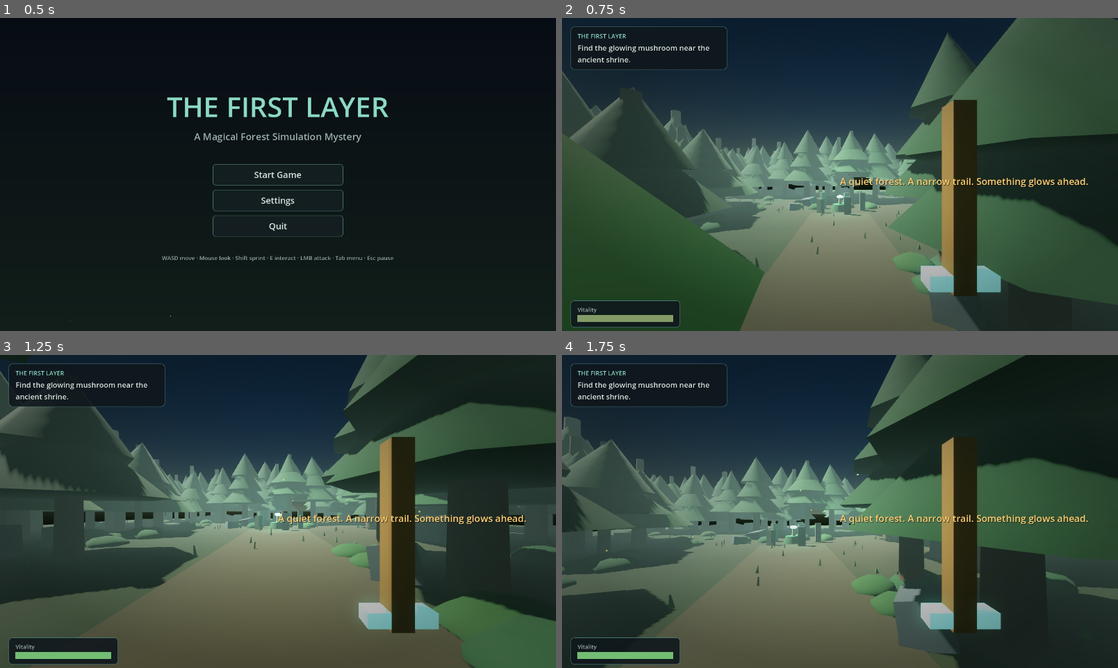
Above: before the commit, frames 1-4 (two rows, left to right).
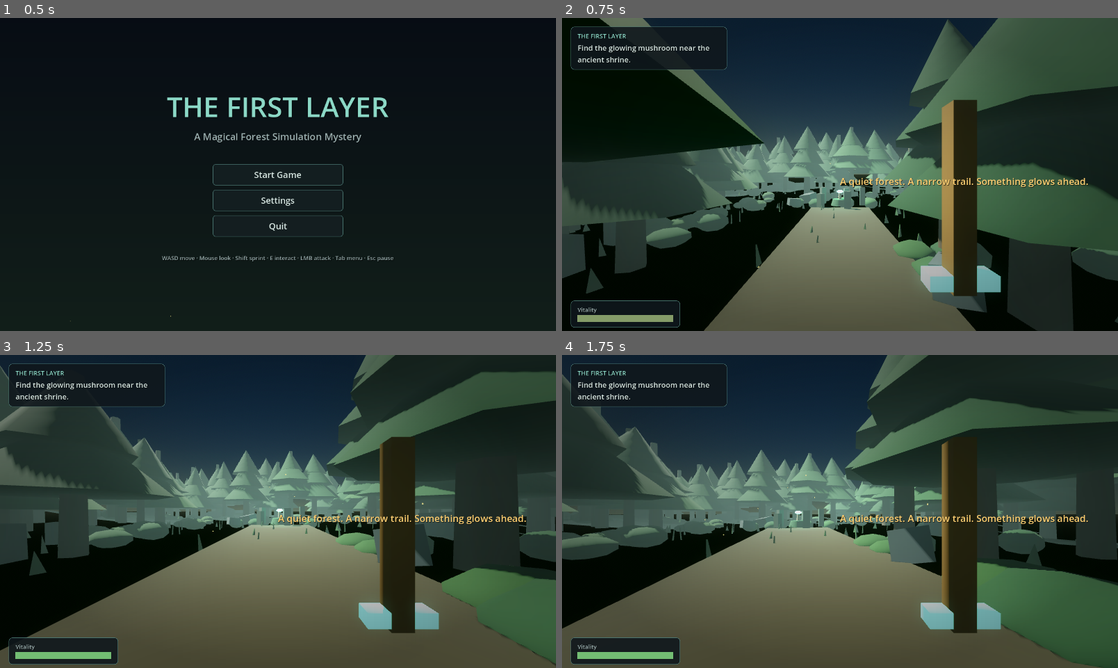
Above: after the commit, the same moments.

Repository: CBaileyDev/Life-Theory
Game: Godot game, scene res://scenes/MainMenu.tscn
The game is run twice, just before and just after one commit, with the same random seed, the same clock (stepped at 60 frames per second) and the same inputs.
Inputs (mouse positions are in pixels of both pictures, inside the frame that each line leads up to):
- Up to frame 1 (0.5 s): no input
- Up to frame 2 (0.75 s): click "Start Game" at 0.5 s
- Up to frame 3 (1.25 s): no input
- Up to frame 4 (1.75 s): tap Enter (ui_accept) at 1.25 s; move the mouse to (867, 511) at 1.27 s; press the mouse at (867, 511) at 1.28 s; hold W (move_forward) from 1.28 s (still down); tap Space (jump) at 1.52 s; tap E (interact) at 1.55 s

Frame 1 is identical in both runs. In frame 2, 39% of the frame differs, in the area x 0-100%, y 0-100%; in frame 3, 26%; in frame 4, 40%.

Commit message:
Wave A: terrain, particle auras, damage numbers + knockback, title card, lore
- Noise-based terrain (SurfaceTool mesh + trimesh collision) that flattens to
  the clearing/path; all objects and entities are placed on the surface
- Procedural particle auras for Auralis (motes) and Corrupted Wisps (embers)
- Floating damage numbers (Label3D) + knockback on hit; encounter now has 3 wisps
- Brief title card after the transformation
- Integrated written lore: fragment-collection lines, scaling Auralis hints,
  shrine first-touch text, upgrade subtitle, title-card tagline (Content.gd)

Validated on Godot 4.3: clean import + smoke test of transformation, dialogue,
3-wisp combat with damage numbers, fragment lore, and quest completion.

Diff:
--- /dev/null
+++ b/scripts/combat/DamageNumber.gd
@@ -0,0 +1,32 @@
+class_name DamageNumber
+extends Node3D
+## DamageNumber
+## A billboarded number that floats up and fades out, then frees itself.
+## Spawned when a creature takes a hit, for readable combat feedback.
+
+static func spawn(parent: Node, world_pos: Vector3, amount: float, color: Color) -> void:
+	var d := DamageNumber.new()
+	parent.add_child(d)
+	d.global_position = world_pos
+	d._setup(amount, color)
+
+func _setup(amount: float, color: Color) -> void:
+	var label := Label3D.new()
+	label.text = str(int(round(amount)))
+	label.modulate = color
+	label.outline_modulate = Color(0, 0, 0, 0.8)
+	label.outline_size = 8
+	label.font_size = 56
+	label.pixel_size = 0.012
+	label.billboard = BaseMaterial3D.BILLBOARD_ENABLED
+	label.no_depth_test = true
+	label.render_priority = 10
+	add_child(label)
+
+	# Float up + slight drift, then fade and free.
+	var drift := Vector3(randf_range(-0.4, 0.4), 1.6, randf_range(-0.4, 0.4))
+	var t := create_tween()
+	t.set_parallel(true)
+	t.tween_property(self, "global_position", global_position + drift, 0.9)
+	t.tween_property(label, "modulate:a", 0.0, 0.9).set_delay(0.25)
+	t.chain().tween_callback(queue_free)
--- a/scripts/entities/Auralis.gd
+++ b/scripts/entities/Auralis.gd
@@ -5,20 +5,6 @@
 ## patterns. Hidden in the natural forest; fades into being after the
 ## transformation. Floats gently and offers short, atmospheric dialogue that
 ## advances the quest the first time the player speaks to it.
-
-const FIRST_LINES := [
-	"You can see it now.",
-	"The forest is not the world. It is the first layer.",
-	"Three fragments of truth remain near this clearing. Bring them to the shrine.",
-	"When the pattern is whole, you may choose what kind of seeker you become.",
-]
-const REPEAT_LINES := [
-	"The fragments hum. Gather them, seeker.",
-	"Patterns within patterns. Keep looking.",
-]
-const DONE_LINES := [
-	"You have begun to see. This was only the first layer.",
-]
 
 var _body_root: Node3D
 var _spin := 0.0
@@ -59,6 +45,11 @@
 	light.omni_range = 8.0
 	light.position.y = 1.6
 	_body_root.add_child(light)
+
+	# Drifting motes of light.
+	var aura := MeshFactory.make_aura(Color(0.55, 0.92, 1.0), 30, 0.5, 1.0, 0.08)
+	aura.position.y = 1.2
+	_body_root.add_child(aura)
 
 	# Interaction collision.
 	var col := CollisionShape3D.new()
@@ -105,10 +96,11 @@
 func interact(_player: Node) -> void:
 	var lines: Array
 	if not GameState.guide_met:
-		lines = FIRST_LINES
+		lines = Content.AURALIS_FIRST
 	elif GameState.quest_complete:
-		lines = DONE_LINES
+		lines = Content.AURALIS_DONE
 	else:
-		lines = REPEAT_LINES
+		# Hint scales with how many fragments remain.
+		lines = Content.AURALIS_HINTS[clampi(GameState.fragments, 0, 2)]
 	GameState.request_dialogue("Auralis", lines)
 	GameState.meet_guide()
--- a/scripts/entities/CorruptedWisp.gd
+++ b/scripts/entities/CorruptedWisp.gd
@@ -18,6 +18,7 @@
 const ATTACK_DAMAGE := 12.0
 const ATTACK_COOLDOWN := 1.1
 const MAX_HEALTH := 100.0
+const KNOCKBACK := 6.5
 
 var state := State.IDLE
 var health := MAX_HEALTH
@@ -65,6 +66,9 @@
 	_light.light_energy = 2.0
 	_light.omni_range = 6.0
 	add_child(_light)
+
+	# Sinking corrupted embers.
+	add_child(MeshFactory.make_aura(Color(0.75, 0.2, 0.5), 18, -0.25, 0.55, 0.08))
 
 	var col := CollisionShape3D.new()
 	var shape := SphereShape3D.new()
@@ -162,11 +166,19 @@
 	var target_y := _home.y + HOVER_HEIGHT + bob
 	global_position.y = lerpf(global_position.y, target_y, clampf(delta * 4.0, 0, 1))
 
-func take_damage(amount: float, _source: Node) -> void:
+func take_damage(amount: float, source) -> void:
 	if state == State.DEAD:
 		return
 	health -= amount
 	AudioManager.play("wisp_damage")
+	DamageNumber.spawn(get_tree().current_scene,
+		global_position + Vector3(0, 0.9, 0), amount, Color(1.0, 0.85, 0.9))
+	# Knockback away from the attacker.
+	if source is Node3D:
+		var dir: Vector3 = global_position - source.global_position
+		dir.y = 0.0
+		if dir.length() > 0.01:
+			velocity += dir.normalized() * KNOCKBACK
 	# Hit flash.
 	_core_mat.emission = Color(1.0, 0.9, 0.9)
 	var t := create_tween()
--- a/scripts/interaction/Fragment.gd
+++ b/scripts/interaction/Fragment.gd
@@ -66,5 +66,5 @@
 	collected = true
 	_set_active(false)
 	GameState.collect_fragment()
-	GameState.toast.emit("Fragment of Truth recovered  (%d/%d)" %
-		[GameState.fragments, GameState.FRAGMENT_TOTAL])
+	# Reveal a fragment of the mystery (atmospheric lore line).
+	GameState.request_dialogue("", Content.FRAGMENT_LINES[clampi(index, 0, 2)])
--- a/scripts/interaction/MushroomShrine.gd
+++ b/scripts/interaction/MushroomShrine.gd
@@ -100,7 +100,7 @@
 
 func interact(_player: Node) -> void:
 	if not GameState.mushroom_activated:
-		GameState.request_dialogue("", ["The mushroom pulses with impossible light..."])
+		GameState.request_dialogue("", Content.SHRINE_FIRST_TOUCH)
 		GameState.activate_mushroom()
 	elif GameState.quest_step == GameState.Step.RETURN_SHRINE:
 		GameState.reach_shrine()
--- a/scripts/ui/UpgradeMenu.gd
+++ b/scripts/ui/UpgradeMenu.gd
@@ -46,9 +46,7 @@
 	panel.add_child(_panel_v)
 
 	_panel_v.add_child(UITheme.make_title("Choose Your Path", 34))
-	_panel_v.add_child(UITheme.make_label(
-		"\"When the pattern is whole, you may choose what kind of seeker you become.\"",
-		16, UITheme.TEXT_DIM))
+	_panel_v.add_child(UITheme.make_label("\"%s\"" % Content.UPGRADE_INTRO, 16, UITheme.TEXT_DIM))
 	_panel_v.add_child(_spacer(8))
 
 	for up in UPGRADES:
--- /dev/null
+++ b/scripts/util/Content.gd
@@ -0,0 +1,39 @@
+class_name Content
+extends RefCounted
+## Content
+## All player-facing narrative strings in one place (easy to localise/edit).
+## Tone: calm, poetic, slightly unsettling — the forest is the "first layer"
+## of a constructed reality. No third-party IP; the mushroom is purely mystical.
+
+const FRAGMENT_LINES := [
+	["The dew does not fall. It is placed.", "Someone decided where each drop would rest."],
+	["Listen. The birdsong repeats.", "A loop, seven seconds long. You were meant to forget."],
+	["Beneath the soil runs a seam of light.", "The roots drink from it. This world has a wire."],
+]
+
+const AURALIS_FIRST := [
+	"You can see it now.",
+	"The forest is not the world. It is the first layer.",
+	"Gather three Fragments of Truth and carry them to the shrine.",
+	"What you uncover will shape the seeker you become.",
+]
+
+const AURALIS_HINTS := [
+	["Three truths sleep among the trees.", "Begin where the light feels too perfect."],
+	["Two remain. The forest grows uneasy.", "Follow the things that repeat."],
+	["One last truth. It hides where the world thins.", "You are close to the seam now."],
+]
+
+const AURALIS_DONE := [
+	"You held the truth, and the layer trembled.",
+	"This forest was only the surface.",
+	"Below it wait deeper layers, and quieter lies.",
+]
+
+const SHRINE_FIRST_TOUCH := [
+	"The mushroom glows, and the world exhales.",
+	"Edges soften. The first layer begins to peel away.",
+]
+
+const UPGRADE_INTRO := "Choose how you will see the layers beneath."
+const TITLE_CARD_SUB := "Every world begins with a single, beautiful lie."
--- a/scripts/util/MeshFactory.gd
+++ b/scripts/util/MeshFactory.gd
@@ -50,6 +50,27 @@
 	m.roughness = rough
 	m.metallic = metal
 	return m
+
+## A soft particle aura (rising motes / sinking embers) for magical beings.
+static func make_aura(color: Color, amount := 24, rise := 0.5, radius := 0.9, size := 0.09) -> GPUParticles3D:
+	var p := GPUParticles3D.new()
+	var mat := ParticleProcessMaterial.new()
+	mat.emission_shape = ParticleProcessMaterial.EMISSION_SHAPE_SPHERE
+	mat.emission_sphere_radius = radius
+	mat.direction = Vector3(0, 1, 0)
+	mat.spread = 25.0
+	mat.gravity = Vector3(0, rise, 0)
+	mat.initial_velocity_min = 0.1
+	mat.initial_velocity_max = 0.45
+	mat.color = color
+	p.process_material = mat
+	var qm := QuadMesh.new()
+	qm.size = Vector2(size, size)
+	qm.material = mat_emissive(color, 3.5, true)
+	p.draw_pass_1 = qm
+	p.amount = amount
+	p.lifetime = 2.2
+	return p
 
 static func mat_emissive(color: Color, energy := 2.0, transparent := false) -> StandardMaterial3D:
 	var m := StandardMaterial3D.new()
--- a/scripts/world/Forest.gd
+++ b/scripts/world/Forest.gd
@@ -118,27 +118,33 @@
 	add_child(_fireflies)
 
 # --------------------------------------------------------------- entities
+func _on_ground(pos: Vector3, lift := 0.0) -> Vector3:
+	return Vector3(pos.x, _world.height_at(pos.x, pos.z) + lift, pos.z)
+
 func _place_entities(root: Node3D) -> void:
 	var shrine := MushroomShrine.new()
-	shrine.position = WorldBuilder.SHRINE_POS
+	shrine.position = _on_ground(WorldBuilder.SHRINE_POS)
 	root.add_child(shrine)
 
 	var auralis := Auralis.new()
-	auralis.position = WorldBuilder.AURALIS_POS
+	auralis.position = _on_ground(WorldBuilder.AURALIS_POS)
 	root.add_child(auralis)
 
-	var wisp := CorruptedWisp.new()
-	wisp.position = WorldBuilder.WISP_HOME
-	root.add_child(wisp)
+	# A small pack of wisps makes the encounter a real fight.
+	var wisp_offsets := [Vector3.ZERO, Vector3(4, 0, 2), Vector3(-3, 0, 4)]
+	for off in wisp_offsets:
+		var wisp := CorruptedWisp.new()
+		wisp.position = _on_ground(WorldBuilder.WISP_HOME + off)
+		root.add_child(wisp)
 
 	var stag := LuminousStag.new()
-	stag.position = WorldBuilder.STAG_POS
+	stag.position = _on_ground(WorldBuilder.STAG_POS, 0.5)
 	root.add_child(stag)
 
 	var fi := 0
 	for fp in WorldBuilder.FRAGMENT_POS:
 		var frag := Fragment.new()
-		frag.position = fp
+		frag.position = _on_ground(fp)
 		frag.index = fi
 		root.add_child(frag)
 		fi += 1
@@ -201,7 +207,7 @@
 		_beacon.visible = false
 		return
 	_beacon.visible = true
-	_beacon.global_position = Vector3(pos.x, 0.0, pos.z)
+	_beacon.global_position = Vector3(pos.x, _world.height_at(pos.x, pos.z), pos.z)
 	var tt := Time.get_ticks_msec() / 1000.0
 	_beacon_diamond.position.y = 2.4 + sin(tt * 2.0) * 0.25
 	_beacon_diamond.rotation.y += delta * 2.0
@@ -235,8 +241,9 @@
 func _spawn_player() -> void:
 	_player = PlayerScript.new()
 	add_child(_player)
-	_player.teleport(WorldBuilder.SPAWN, 0.0)  # yaw 0 -> forward is -Z, toward the clearing
-	_player.set_spawn(WorldBuilder.SPAWN)
+	var spawn := _on_ground(WorldBuilder.SPAWN, 1.5)
+	_player.teleport(spawn, 0.0)  # yaw 0 -> forward is -Z, toward the clearing
+	_player.set_spawn(spawn)
 
 # --------------------------------------------------------- transformation
 func _on_world_changed(state: int) -> void:
@@ -261,7 +268,32 @@
 	t.tween_callback(_reveal_hidden)
 	t.tween_interval(0.1)
 	t.tween_method(_set_transition, 1.0, 0.0, 1.3)
-	t.tween_callback(func(): GameState.toast.emit("The First Layer awakens..."))
+	t.tween_callback(_show_title_card)
+
+func _show_title_card() -> void:
+	var layer := CanvasLayer.new()
+	layer.layer = 9
+	add_child(layer)
+	var root := Control.new()
+	root.set_anchors_preset(Control.PRESET_FULL_RECT)
+	root.mouse_filter = Control.MOUSE_FILTER_IGNORE
+	root.modulate.a = 0.0
+	layer.add_child(root)
+	var center := CenterContainer.new()
+	center.set_anchors_preset(Control.PRESET_FULL_RECT)
+	root.add_child(center)
+	var v := VBoxContainer.new()
+	v.add_theme_constant_override("separation", 8)
+	center.add_child(v)
+	v.add_child(UITheme.make_title("THE FIRST LAYER", 60))
+	var sub := UITheme.make_title(Content.TITLE_CARD_SUB, 20)
+	sub.add_theme_color_override("font_color", UITheme.TEXT_DIM)
+	v.add_child(sub)
+	var t := create_tween()
+	t.tween_property(root, "modulate:a", 1.0, 0.9)
+	t.tween_interval(2.4)
+	t.tween_property(root, "modulate:a", 0.0, 1.1)
+	t.tween_callback(layer.queue_free)
 
 func _set_transition(v: float) -> void:
 	if _transition_mat:
--- a/scripts/world/WorldBuilder.gd
+++ b/scripts/world/WorldBuilder.gd
@@ -11,6 +11,13 @@
 const AREA := 24.0          # half-extent of the playable square
 const CLEARING_RADIUS := 9.5
 const PATH_HALF_WIDTH := 2.6
+
+# Terrain: gentle rolling hills that flatten toward the clearing and the path
+# so gameplay space stays readable.
+const HEIGHT_AMP := 2.4
+const FLAT_RADIUS := 10.5    # fully flat inside this radius
+const BLEND_RADIUS := 18.0   # full height beyond this radius
+var _hnoise: FastNoiseLite
 
 # Key locations (shared with the Forest controller for entity placement).
 const SPAWN := Vector3(0, 2.0, 18.0)
@@ -42,6 +49,11 @@
 func _init(quality_density := 1.0) -> void:
 	density = quality_density
 	rng.seed = WORLD_SEED
+	_hnoise = FastNoiseLite.new()
+	_hnoise.seed = WORLD_SEED
+	_hnoise.frequency = 0.035
+	_hnoise.noise_type = FastNoiseLite.TYPE_SIMPLEX_SMOOTH
+	_hnoise.fractal_octaves = 3
 	_bark = MeshFactory.mat_standard(Color(0.27, 0.20, 0.15), 0.9)
 	_rock = MeshFactory.mat_standard(Color(0.30, 0.33, 0.36), 0.85)
 	_ground_mat = MeshFactory.mat_ground(Color(0.13, 0.19, 0.10), Color(0.23, 0.18, 0.12))
@@ -68,23 +80,48 @@
 	_build_runes(parent)
 
 # -------------------------------------------------------------------- ground
+## Sampleable terrain height. Flat in the clearing and along the entrance path,
+## rolling toward the edges. Used both to build the mesh and to drop every
+## object/entity onto the surface.
+func height_at(x: float, z: float) -> float:
+	var d := Vector2(x, z).length()
+	var radial := clampf((d - FLAT_RADIUS) / (BLEND_RADIUS - FLAT_RADIUS), 0.0, 1.0)
+	# Flatten the entrance path corridor as well.
+	if z > -1.0 and z < 19.0:
+		var pflat := clampf((absf(x) - (PATH_HALF_WIDTH + 1.0)) / 3.0, 0.0, 1.0)
+		radial = minf(radial, pflat)
+	return _hnoise.get_noise_2d(x, z) * HEIGHT_AMP * radial
+
 func _build_ground(parent: Node3D) -> void:
+	var st := SurfaceTool.new()
+	st.begin(Mesh.PRIMITIVE_TRIANGLES)
+	var half := AREA + 4.0
+	var step := 1.6
+	var cols := int((half * 2.0) / step)
+	for ix in cols:
+		for iz in cols:
+			var x0 := -half + ix * step
+			var z0 := -half + iz * step
+			var x1 := x0 + step
+			var z1 := z0 + step
+			var v00 := Vector3(x0, height_at(x0, z0), z0)
+			var v10 := Vector3(x1, height_at(x1, z0), z0)
+			var v01 := Vector3(x0, height_at(x0, z1), z1)
+			var v11 := Vector3(x1, height_at(x1, z1), z1)
+			st.add_vertex(v00); st.add_vertex(v01); st.add_vertex(v11)
+			st.add_vertex(v00); st.add_vertex(v11); st.add_vertex(v10)
+	st.generate_normals()
+	var mesh := st.commit()
+
 	var mi := MeshInstance3D.new()
 	mi.name = "Ground"
-	var pm := PlaneMesh.new()
-	pm.size = Vector2(AREA * 2.4, AREA * 2.4)
-	pm.subdivide_width = 8
-	pm.subdivide_depth = 8
-	mi.mesh = pm
+	mi.mesh = mesh
 	mi.material_override = _ground_mat
 	parent.add_child(mi)
 
 	var body := StaticBody3D.new()
 	var col := CollisionShape3D.new()
-	var shape := BoxShape3D.new()
-	shape.size = Vector3(AREA * 2.4, 1.0, AREA * 2.4)
-	col.shape = shape
-	col.position.y = -0.5
+	col.shape = mesh.create_trimesh_shape()
 	body.add_child(col)
 	parent.add_child(body)
 
@@ -129,6 +166,7 @@
 		var p := _random_point()
 		if _in_clearing(p) or _on_path(p):
 			continue
+		p.y = height_at(p.x, p.z)
 		var tree := MeshFactory.make_tree(rng, _bark, _pick(_leaf_variants))
 		tree.position = p
 		parent.add_child(tree)
@@ -140,6 +178,7 @@
 		var p := _random_point()
 		if _on_path(p):
 			continue
+		p.y = height_at(p.x, p.z)
 		var rock := MeshFactory.make_rock(rng, _rock)
 		rock.position = p
 		parent.add_child(rock)
@@ -150,12 +189,14 @@
 		var p := _random_point()
 		if _on_path(p):
 			continue
+		p.y = height_at(p.x, p.z)
 		var b := MeshFactory.make_bush(rng, _pick(_bush_variants))
 		b.position = p
 		parent.add_child(b)
 	var tufts := int(220 * density)
 	for i in tufts:
 		var p := _random_point()
+		p.y = height_at(p.x, p.z)
 		var g := MeshFactory.make_grass_tuft(rng, _pick(_grass_variants))
 		g.position = p
 		parent.add_child(g)
@@ -184,7 +225,7 @@
 			cm.height = 0.06
 			marker.mesh = cm
 			marker.material_override = trail_mat
-			marker.position = pos + Vector3(0, 0.04, 0)
+			marker.position = Vector3(pos.x, height_at(pos.x, pos.z) + 0.05, pos.z)
 			marker.visible = false
 			container.add_child(marker)
 			trail_markers.append(marker)
@@ -195,7 +236,9 @@
 	for i in 10:
 		var ang := TAU * i / 10.0
 		var radius := CLEARING_RADIUS + rng.randf_range(0.5, 2.0)
-		var pos := Vector3(cos(ang) * radius, rng.randf_range(1.5, 3.0), sin(ang) * radius)
+		var rx := cos(ang) * radius
+		var rz := sin(ang) * radius
+		var pos := Vector3(rx, height_at(rx, rz) + rng.randf_range(1.5, 3.0), rz)
 		var quad := MeshInstance3D.new()
 		var qm := QuadMesh.new()
 		qm.size = Vector2(1.2, 1.2)
